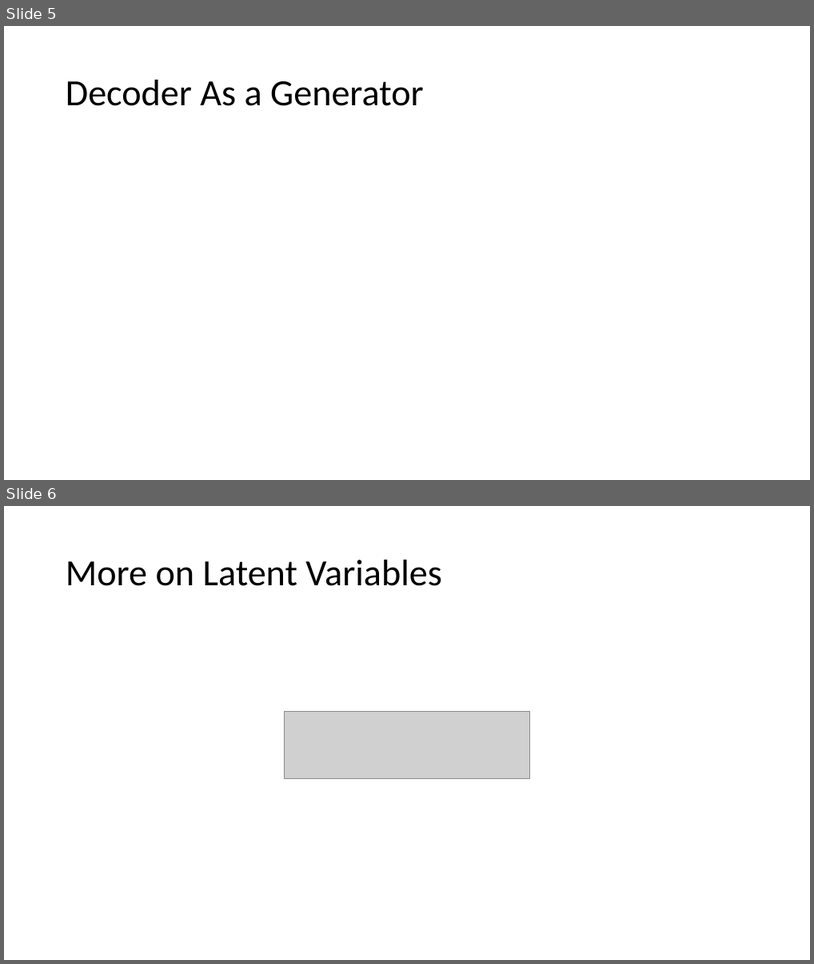
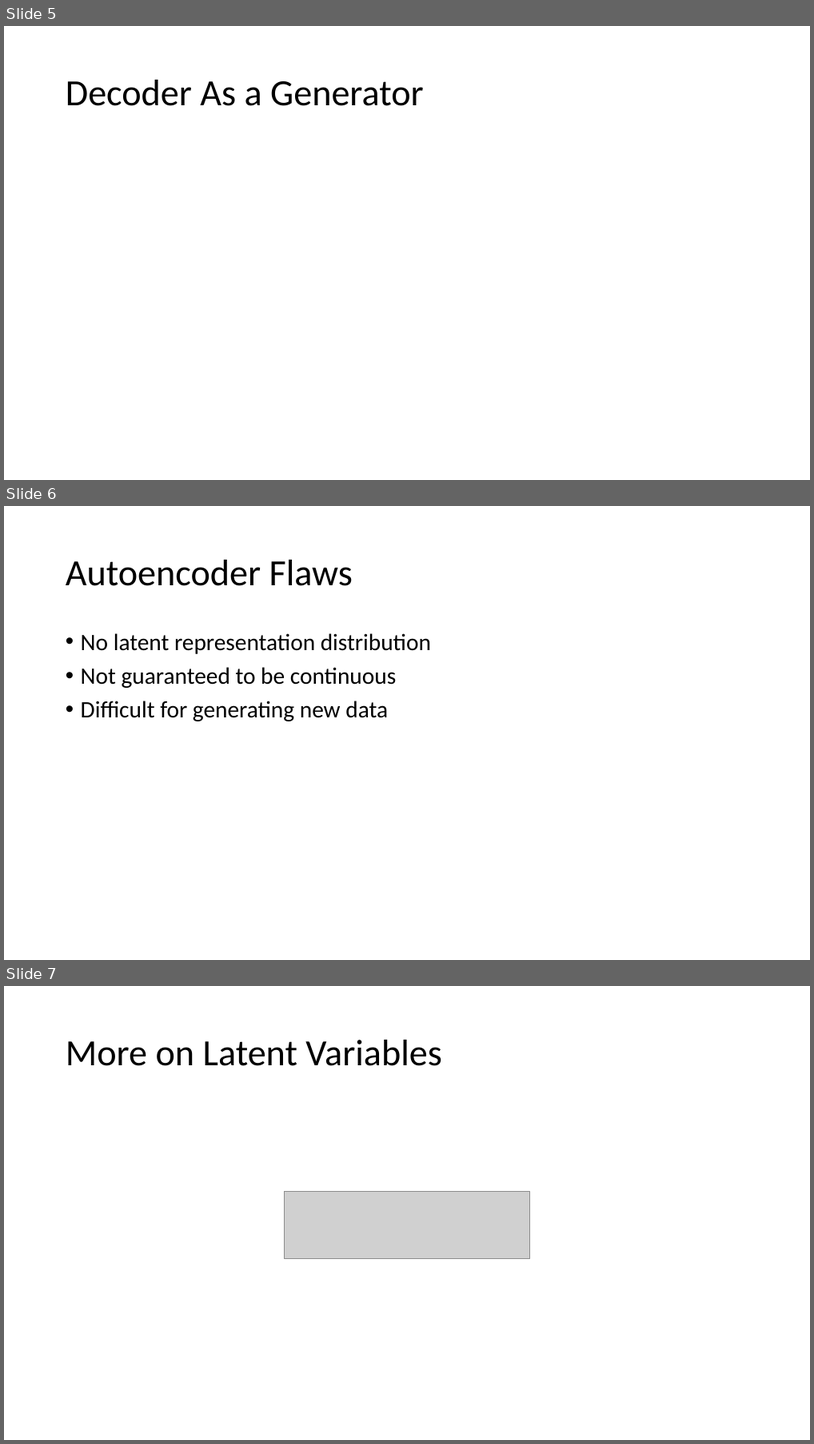
Before and after one commit to ZhiqiEliWang/csci4968-VAE-project, a slide deck: Slides/lecture-slides.pptx. Shown one above the other, each under a label of ours: slides 5 and 6 before the commit, slides 5, 6 and 7 after it. The pictures are 814x964 and 814x1444 pixels, drawn with LibreOffice and Linux fonts; fonts in the diff are those of the drawing; grey boxes stand for pictures. Boxes give left, top, right and bottom in pixels: in the first picture for what was removed or moved away, otherwise in the second. Text is boxed around its words. In the diff, an @@ line names an element or a change of style, - is before the commit and + after.

```diff
--- a/Slides/lecture-slides.pptx
+++ b/Slides/lecture-slides.pptx
@@ slide 6 added at box(4, 506, 810, 960), background #FFFFFF @@
@@ title added at box(66, 560, 353, 586), 44 pt, text #000000 @@
+Autoencoder Flaws
@@ text added at box(81, 633, 431, 721), 28 pt, text #000000 @@
+• No latent representation distribution
+• Not guaranteed to be continuous
+• Difficult for generating new data
@@ what was slide 6 is now slide 7 @@
```
Also in this commit, not shown: 1 other slide added.
